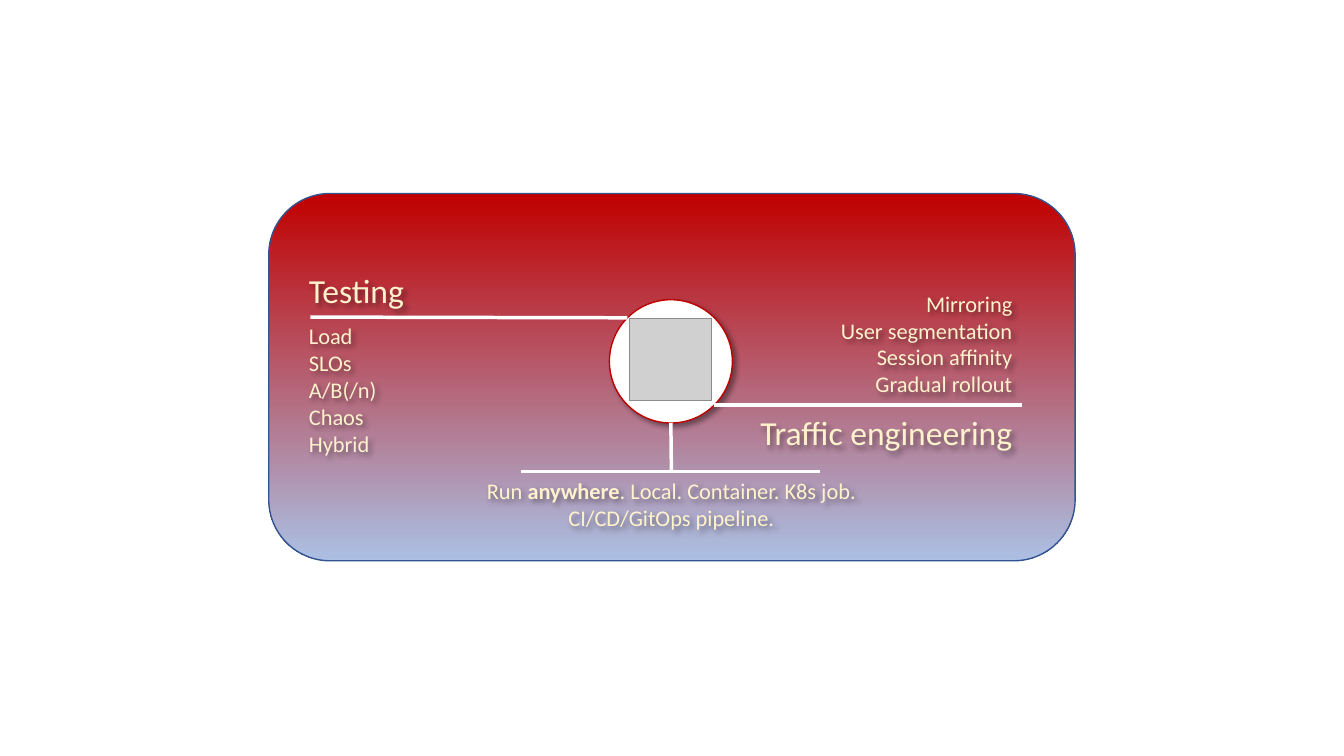
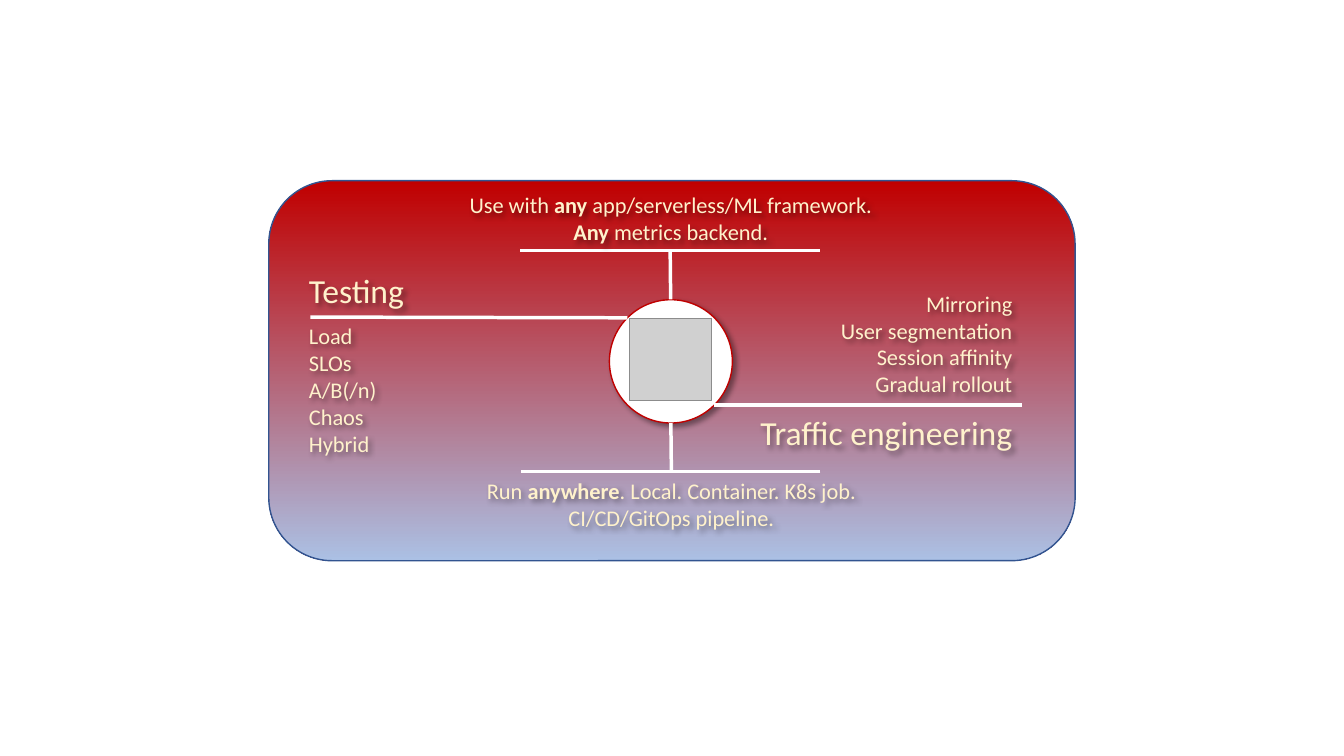
Before and after one commit to iter8-tools/iter8, a slide deck: slide 6 of mkdocs/docs/images/src/illustration.pptx. Drawn at 1344x756 pixels with LibreOffice and Linux fonts; fonts in the diff are those of the drawing; grey boxes stand for pictures. Boxes give left, top, right and bottom in pixels: in the first picture for what was removed or moved away, otherwise in the second. Text is boxed around its words. In the diff, an @@ line names an element or a change of style, - is before the commit and + after.

```diff
--- a/mkdocs/docs/images/src/illustration.pptx
+++ b/mkdocs/docs/images/src/illustration.pptx
@@ rounded rectangle: place and size @@
-rounded rectangle at bbox=[269, 194, 1076, 561]
+rounded rectangle at bbox=[269, 180, 1076, 561]
@@ text added at bbox=[470, 197, 872, 244], 16 pt, text gradient #FFF2CC to #FFFFFF @@
+Use with any app/serverless/ML framework. Any metrics backend.
@@ line added from (820, 251) to (520, 251), #FFFFFF 2.5 pt @@
@@ line added from (670, 251) to (670, 299), #FFFFFF 2.5 pt @@
```
Also in this commit, not shown: 1 other slide changed, 5 other files.
